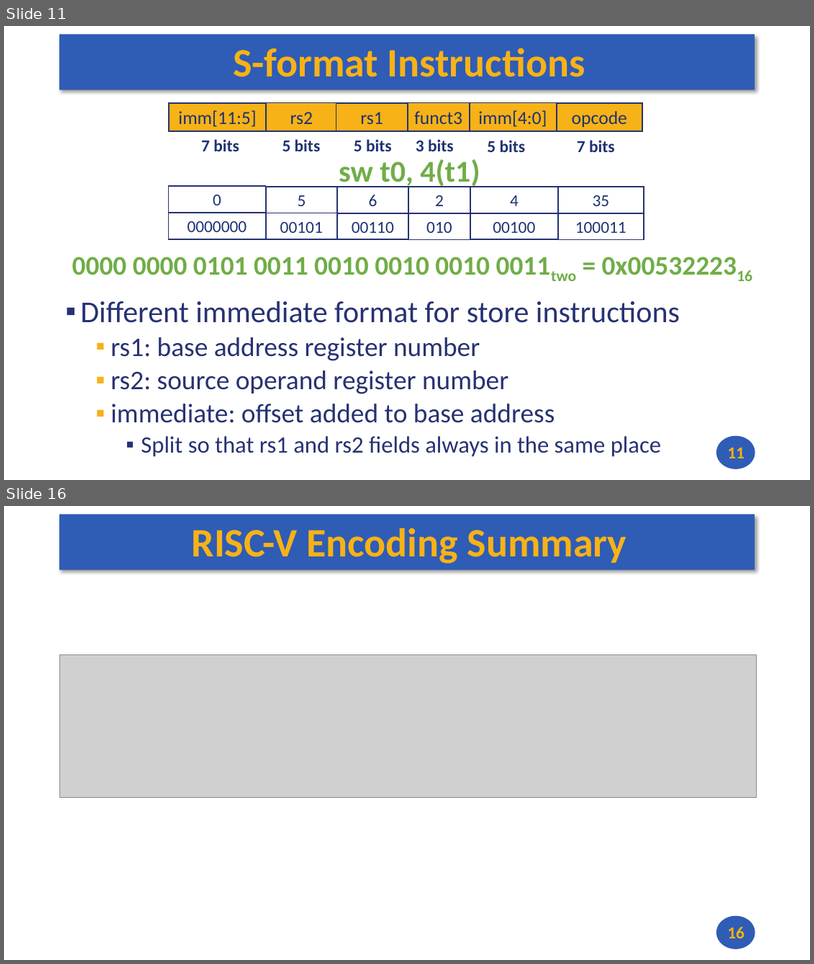
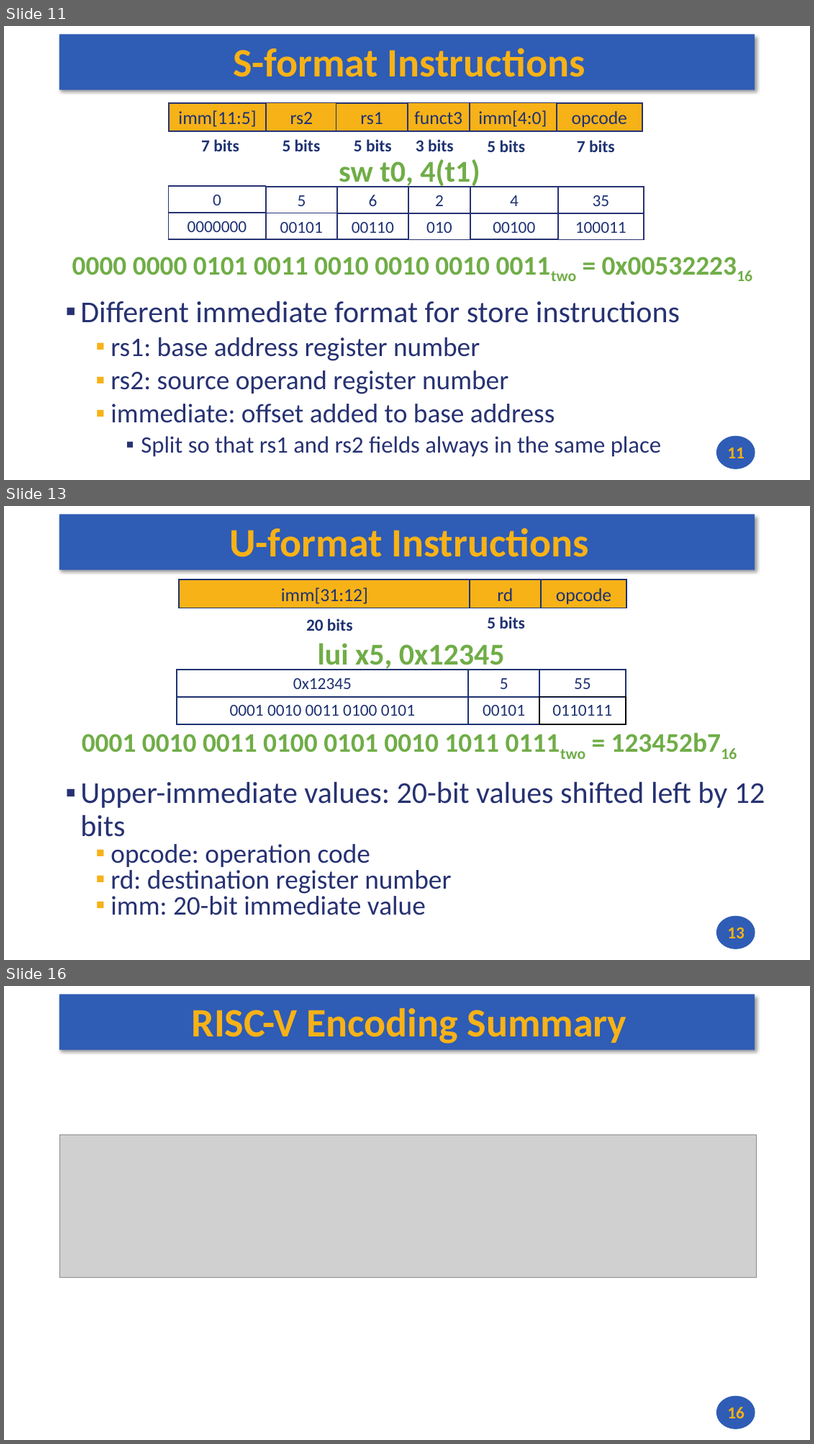
Before and after one commit to andrewt0301/hse-acos-course, a slide deck: docs/part1ca/04_Instructions/CA_Lecture_04.pptx. Shown one above the other, each under a label of ours: slides 11 and 16 before the commit, slides 11, 13 and 16 after it; the slides between them are not shown. The pictures are 814x964 and 814x1444 pixels, drawn with LibreOffice and Linux fonts; fonts in the diff are those of the drawing; grey boxes stand for pictures. Boxes give left, top, right and bottom in pixels: in the first picture for what was removed or moved away, otherwise in the second. Text is boxed around its words. In the diff, an @@ line names an element or a change of style, - is before the commit and + after.

```diff
--- a/docs/part1ca/04_Instructions/CA_Lecture_04.pptx
+++ b/docs/part1ca/04_Instructions/CA_Lecture_04.pptx
@@ slide 13 added at (4,506,810,960), background #FFFFFF; not listed: 2 template elements that a slide beside it also shows @@
@@ title added at (229,528,589,557), 48 pt, text #F7B217, bold @@
+U-format Instructions
@@ group added at (179,580,627,631): 3 rectangles, 2 texts @@
+imm[31:12]
+rd
+opcode
+20 bits
+5 bits
@@ text added at (318,643,505,672), 36 pt, text #70AD47, bold @@
+lui x5, 0x12345
@@ rectangle added at (177,669,468,697), outline #1E3272 1.5 pt, 20 pt, text #1E3272 @@
+0x12345
@@ rectangle added at (468,669,540,697), outline #1E3272 1.5 pt, 20 pt, text #1E3272 @@
+5
@@ rectangle added at (540,669,626,697), outline #1E3272 1.5 pt, 20 pt, text #1E3272 @@
+55
@@ rectangle added at (177,697,468,723), outline #1E3272 1.5 pt, 20 pt, text #1E3272 @@
+0001 0010 0011 0100 0101
@@ rectangle added at (468,697,540,723), outline #1E3272 1.5 pt, 20 pt, text #1E3272 @@
+00101
@@ rectangle added at (540,697,626,723), outline #000000 1.5 pt, 20 pt, text #1E3272 @@
+0110111
@@ text added at (82,734,499,752), 32 pt, text #70AD47, bold @@
+0001 0010 0011 0100 0101 0010 1011 0111two = 123452b716
@@ text added at (80,782,766,915), 32 pt, text #273272 @@
+▪ Upper-immediate values: 20-bit values shifted left by 12 bits
+  ▪ opcode: operation code
+  ▪ rd: destination register number
+  ▪ imm: 20-bit immediate value
@@ page number added at (728,926,745,938), 20 pt, text #F7B217, bold @@
+13
```
Also in this commit, not shown: 8 slides changed, 1 slide removed, 2 other files.
